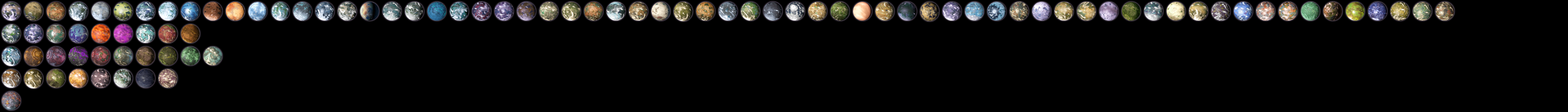
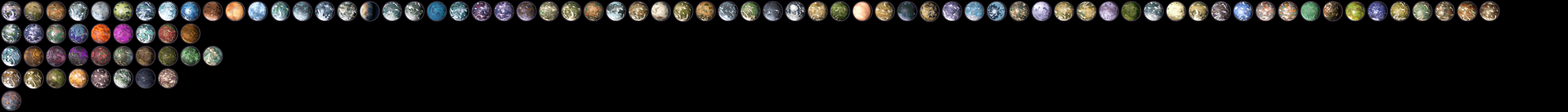
Layers edited between the first and the second 1568 × 112 image:
added layer "Layer 106" above "Layer 105" over (1480, 1, 1500, 21)
added layer "Layer 105" above "Layer 104" over (1457, 1, 1477, 21)
